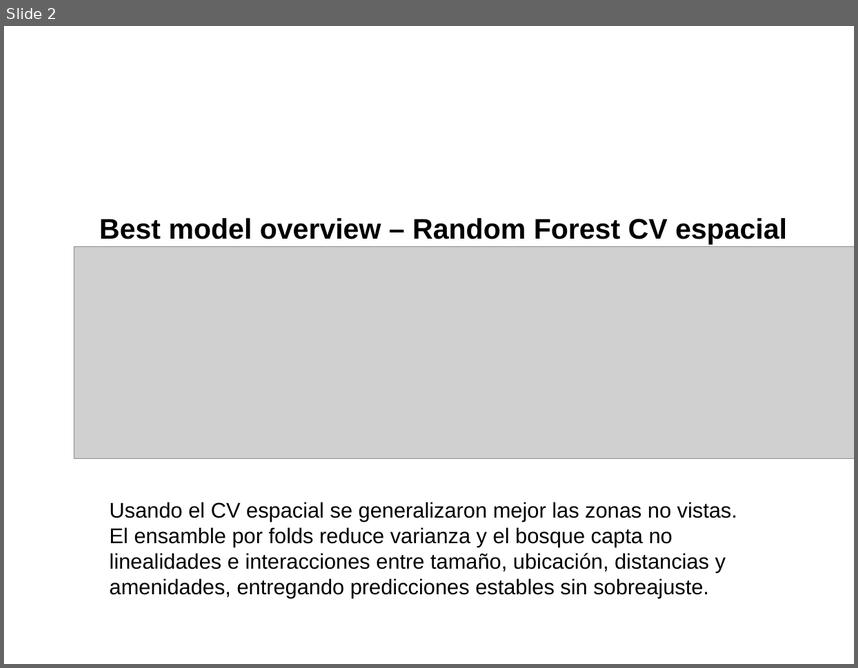
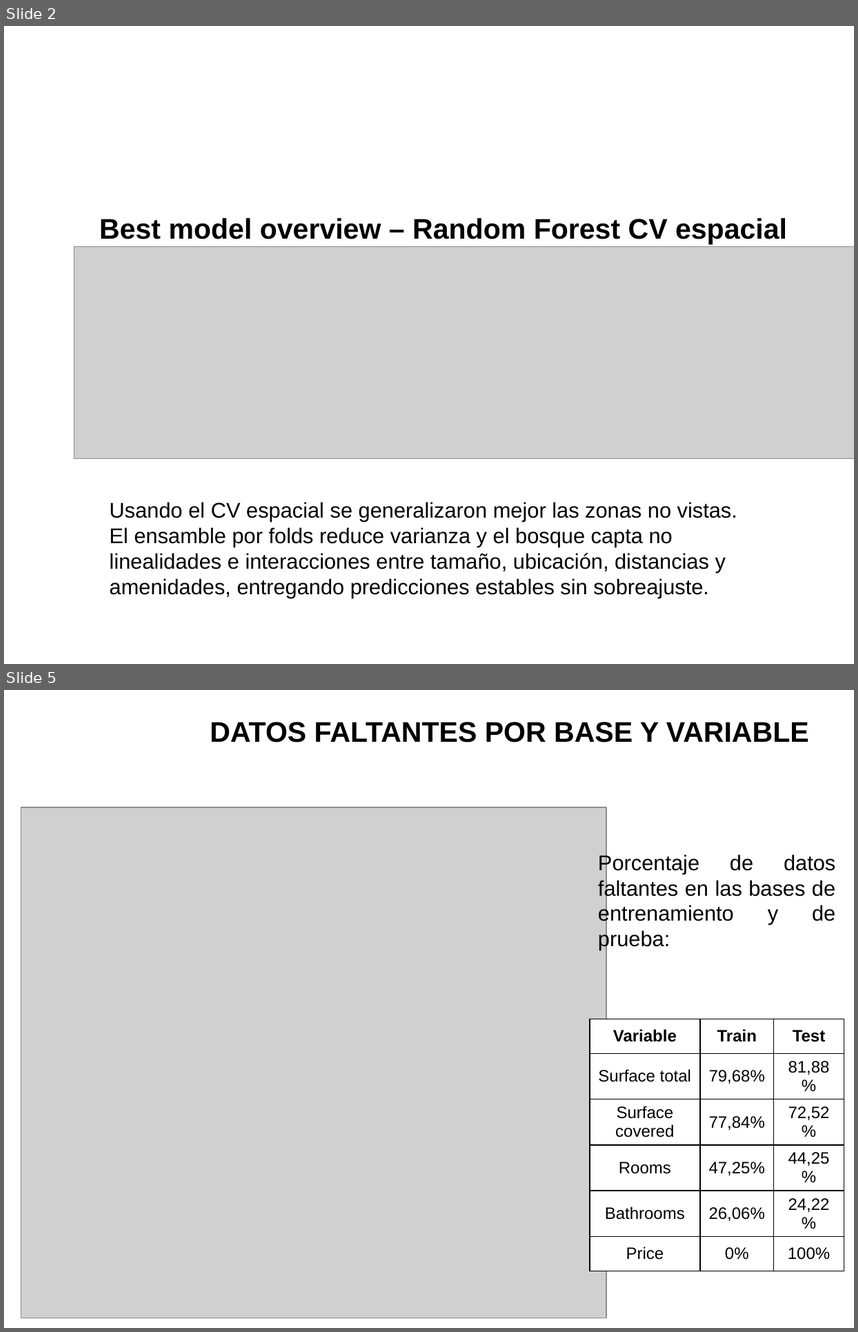
Before and after one commit to zoliverot/Taller3_Making-Money-with-ML, a slide deck: reports/slides/data_equipo_08.pptx. Shown one above the other, each under a label of ours: slide 2 before the commit, slides 2 and 5 after it; the slides between them are not shown. The pictures are 858x668 and 858x1332 pixels, drawn with LibreOffice and Linux fonts; fonts in the diff are those of the drawing; grey boxes stand for pictures; background and template pictures are left out. Boxes give left, top, right and bottom in pixels: in the first picture for what was removed or moved away, otherwise in the second. Text is boxed around its words. In the diff, an @@ line names an element or a change of style, - is before the commit and + after.

```diff
--- a/reports/slides/data_equipo_08.pptx
+++ b/reports/slides/data_equipo_08.pptx
@@ slide 5 added at bbox=[4, 690, 854, 1328], background picture (left out) @@
@@ title added at bbox=[210, 722, 809, 742], 24 pt, text #000000, bold @@
+DATOS FALTANTES POR BASE Y VARIABLE
@@ picture added at bbox=[21, 807, 606, 1317] @@
@@ text added at bbox=[598, 853, 835, 950], 18 pt, text #000000 @@
+Porcentaje de datos faltantes en las bases de entrenamiento y de prueba:
@@ table added at bbox=[590, 1019, 844, 1262], 6 rows, 3 columns @@
+Variable | Train | Test
+Surface total | 79,68% | 81,88%
+Surface covered | 77,84% | 72,52%
+Rooms | 47,25% | 44,25%
+Bathrooms | 26,06% | 24,22%
+Price | 0% | 100%
```
Also in this commit, not shown: 10 other slides added.
